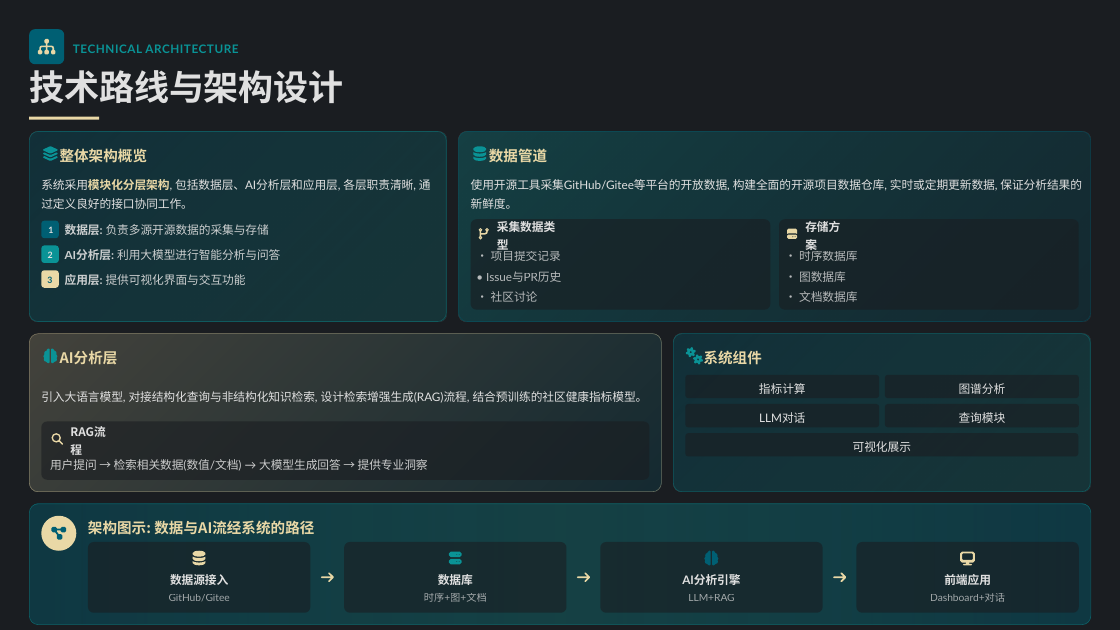
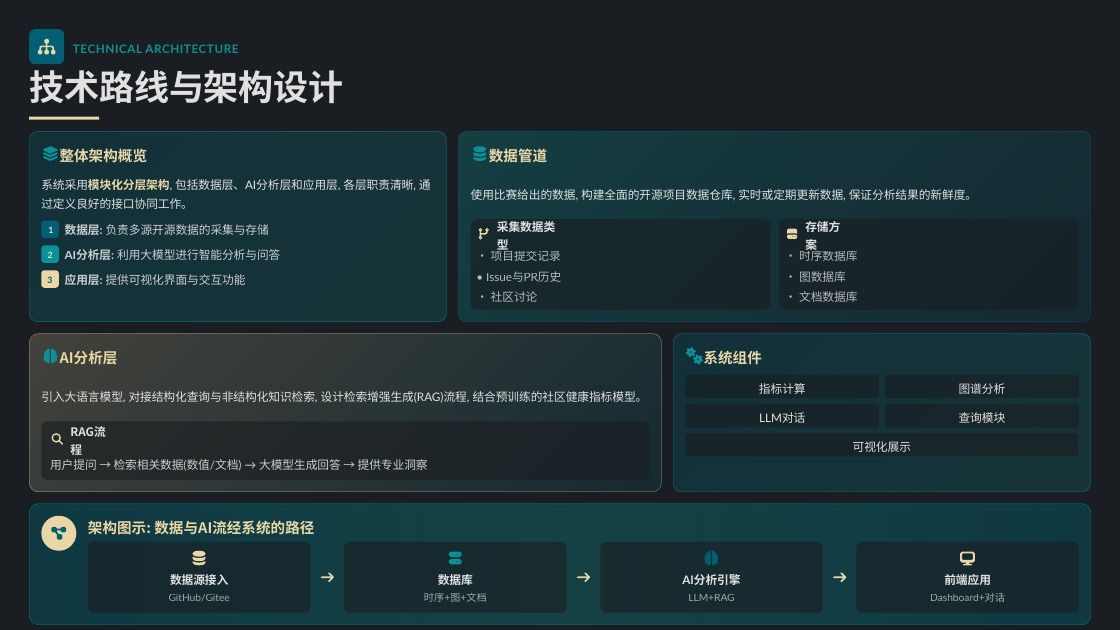
Before and after one commit to lishangye/OpenRank, a slide deck: slide 5 of 演示ppt/开源治理AI助手 - 项目初赛方案.pptx. Drawn at 1120x630 pixels with LibreOffice and Linux fonts; fonts in the diff are those of the drawing. Boxes give left, top, right and bottom in pixels: in the first picture for what was removed or moved away, otherwise in the second. Text is boxed around its words. In the diff, an @@ line names an element or a change of style, - is before the commit and + after.

```diff
--- a/演示ppt/开源治理AI助手 - 项目初赛方案.pptx
+++ b/演示ppt/开源治理AI助手 - 项目初赛方案.pptx
@@ text at [471,189,977,201]: text changed @@
-使用开源工具采集GitHub/Gitee等平台的开放数据, 构建全面的开源项目数据仓库, 实时或定期更新数据, 保证分析结果的新鲜度。
+使用比赛给出的数据, 构建全面的开源项目数据仓库, 实时或定期更新数据, 保证分析结果的新鲜度。
```
Also in this commit, not shown: 1 other slide changed, 3 slides added, 6 other files.
